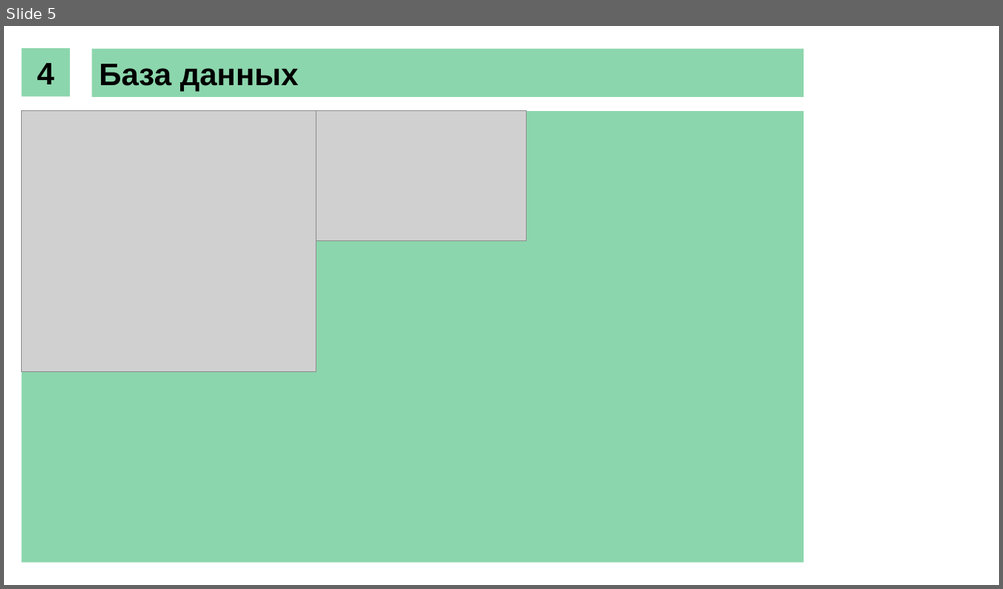
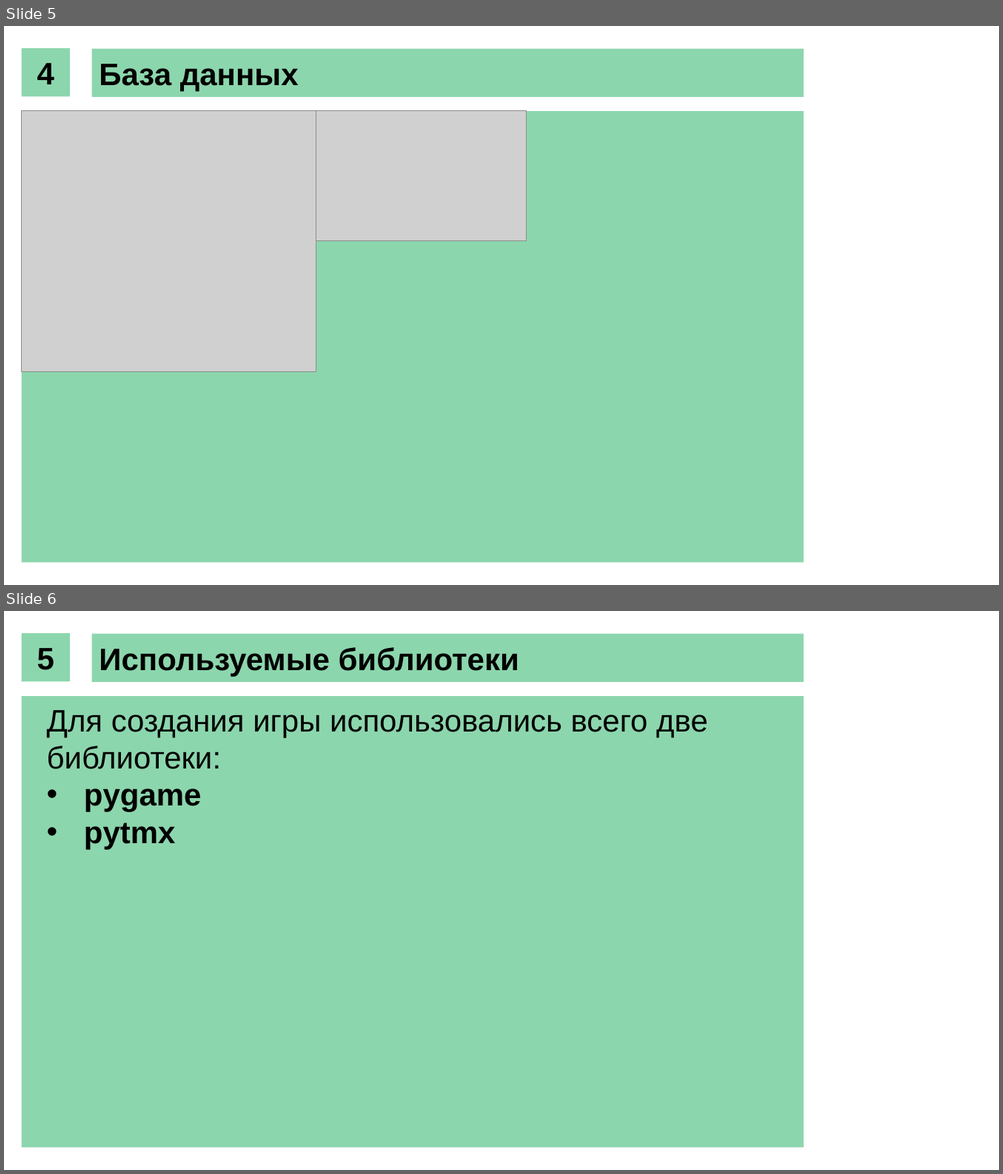
Before and after one commit to Stremyguy/my-game, a slide deck: GamePresentation.pptx. Shown one above the other, each under a label of ours: slide 5 before the commit, slides 5 and 6 after it. The pictures are 1003x589 and 1003x1174 pixels, drawn with LibreOffice and Linux fonts; fonts in the diff are those of the drawing; grey boxes stand for pictures. Boxes give left, top, right and bottom in pixels: in the first picture for what was removed or moved away, otherwise in the second. Text is boxed around its words. In the diff, an @@ line names an element or a change of style, - is before the commit and + after.

```diff
--- a/GamePresentation.pptx
+++ b/GamePresentation.pptx
@@ slide 6 added at bbox=[4, 611, 999, 1170], background #FFFFFF @@
@@ rectangle added at bbox=[22, 633, 71, 682], fill #8CD6AD, 30 pt, text #000000, bold @@
+5
@@ rectangle added at bbox=[92, 633, 804, 682], fill #8CD6AD, 30 pt, text #000000, bold @@
+Используемые библиотеки
@@ rectangle added at bbox=[22, 696, 804, 1147], fill #8CD6AD @@
@@ text added at bbox=[47, 710, 708, 849], 30 pt, text #000000 @@
+Для создания игры использовались всего две библиотеки:
+• pygame
+• pytmx
```
Also in this commit, not shown: 2 slides changed, 12 other files.
